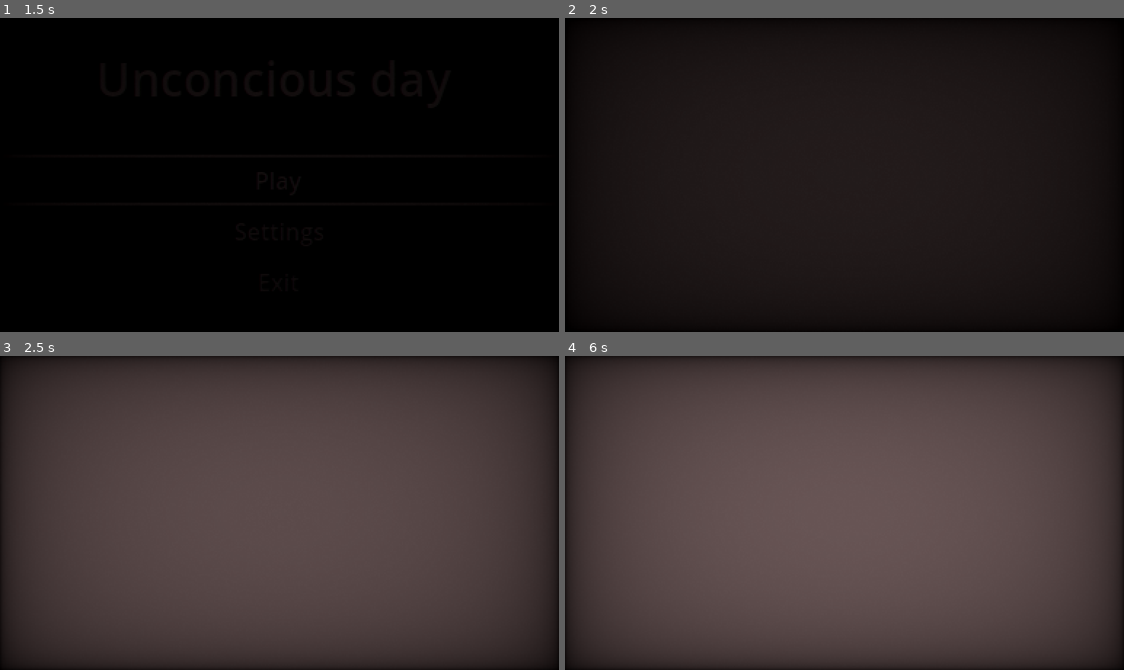
Above: before the commit, frames 1-4 (two rows, left to right).
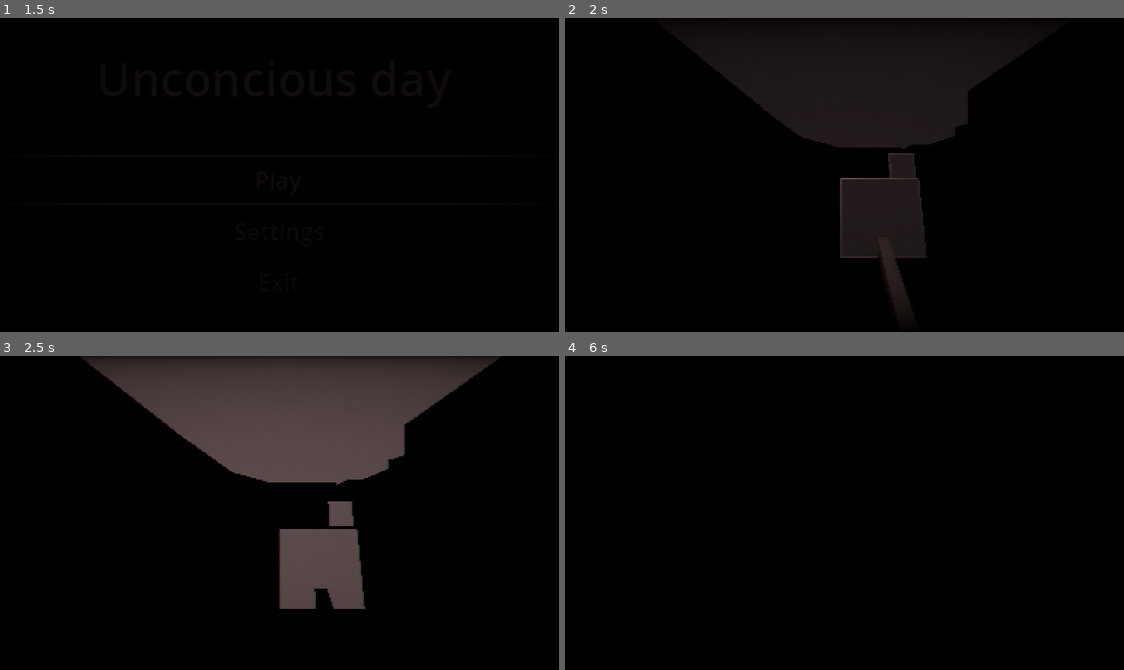
Above: after the commit, the same moments.

Repository: KamiNuke/SpookyJam
Game: Godot game, scene res://scenes/default.tscn
Two runs of this game, one before a commit and one after it. Both use one fixed random seed, a clock stepped at 60 frames per second and the inputs below.
Inputs (mouse positions are in pixels of both pictures, inside the frame that each line leads up to):
- Up to frame 1 (1.5 s): click "Play" at 0.5 s; click "Play" at 1.25 s
- Up to frame 2 (2 s): no input
- Up to frame 3 (2.5 s): move the mouse to (402, 497) at 2.02 s; hold D (right) from 2.03 s (still down); hold F (flashlight) from 2.03 s (still down)
- Up to frame 4 (6 s): move the mouse to (732, 528) at 2.77 s; release D (right) at 2.78 s; release F (flashlight) at 2.78 s; hold S (down) 2.78-3.53 s; tap Shift (sprint) at 2.85, 4.35, 5.85 s; move the mouse to (900, 443) at 3.52 s; hold D (right) 3.53-4.28 s; hold F (flashlight) 3.53-4.28 s; move the mouse to (816, 575) at 4.27 s; hold W (up) 4.28-5.03 s; move the mouse to (1012, 560) at 5.02 s; hold F (flashlight) 5.03-5.78 s; hold A (left) from 5.03 s (still down); move the mouse to (676, 465) at 5.77 s

Frame 1 is identical in both runs. In frame 2, 45% of the frame differs, in the area x 7-93%, y 11-94%; in frame 3, 76%; in frame 4, 100%, in the area x 0-100%, y 0-100%.

Commit message:
now you can walk up and down stairs

Diff:
--- a/scenes/levels/fabric-blockout.tscn
+++ b/scenes/levels/fabric-blockout.tscn
@@ -1,6 +1,8 @@
-[gd_scene load_steps=32 format=4 uid="uid://cqttd845lqbw2"]
+[gd_scene load_steps=34 format=4 uid="uid://cqttd845lqbw2"]
 
 [ext_resource type="Texture2D" uid="uid://kmt4pecauj55" path="res://assets/dev/raw-textures/refs/1-segment.png" id="1_6nik8"]
+[ext_resource type="PackedScene" uid="uid://bbck6ynukyxtp" path="res://scenes/utilities/player_controller.tscn" id="2_k3gsl"]
+[ext_resource type="PackedScene" uid="uid://bak8ltrhbmlv5" path="res://scenes/utilities/CSGStairMaker3D.tscn" id="3_r67dc"]
 
 [sub_resource type="PlaneMesh" id="PlaneMesh_k3gsl"]
 size = Vector2(60, 60)
@@ -834,3 +836,12 @@
 [node name="CSGBox3D4" type="CSGBox3D" parent="1st_segment/Back_building"]
 transform = Transform3D(1, 0, 0, 0, 1, 0, 0, 0, 1, 11.569639, 11.269525, -22.664265)
 size = Vector3(12.648926, 25.071823, 14.512085)
+
+[node name="PlayerController" parent="." instance=ExtResource("2_k3gsl")]
+transform = Transform3D(1.25, 0, 0, 0, 1.25, 0, 0, 0, 1.25, -15.680571, 2.2715898, -11.559843)
+
+[node name="CSGStairMaker3D" parent="." instance=ExtResource("3_r67dc")]
+transform = Transform3D(1, 0, 0, 0, 1, 0, 0, 0, 1, -15.60129, 0.46091217, -11.927134)
+use_collision = true
+size = Vector3(1.4711914, 1, 1)
+num_stairs = 16
--- a/scenes/utilities/player_controller.gd
+++ b/scenes/utilities/player_controller.gd
@@ -111,6 +111,8 @@
 			return true
 	return false
 
+
+
 func _snap_down_to_stairs_check() -> void:
 	var did_snap := false
 
--- a/scenes/utilities/player_controller.tscn
+++ b/scenes/utilities/player_controller.tscn
@@ -100,8 +100,8 @@
 transform = Transform3D(-1, 0, -8.742278e-08, 0, 1, 0, 8.742278e-08, 0, -1, 0, 0.1, 0.11212847)
 
 [node name="TopRayCast" type="RayCast3D" parent="."]
-transform = Transform3D(1, 0, 0, 0, 1, 0, 0, 0, 1, 0, 0.051756352, 0)
-target_position = Vector3(0, -0.55, 0)
+transform = Transform3D(1, 0, 0, 0, 1, 0, 0, 0, 1, 0, 0.011917114, 0)
+target_position = Vector3(0, -0.8, 0)
 
 [node name="BottomRayCast" type="RayCast3D" parent="."]
 transform = Transform3D(1, 0, 0, 0, 1, 0, 0, 0, 1, 0, -0.243, 0)
